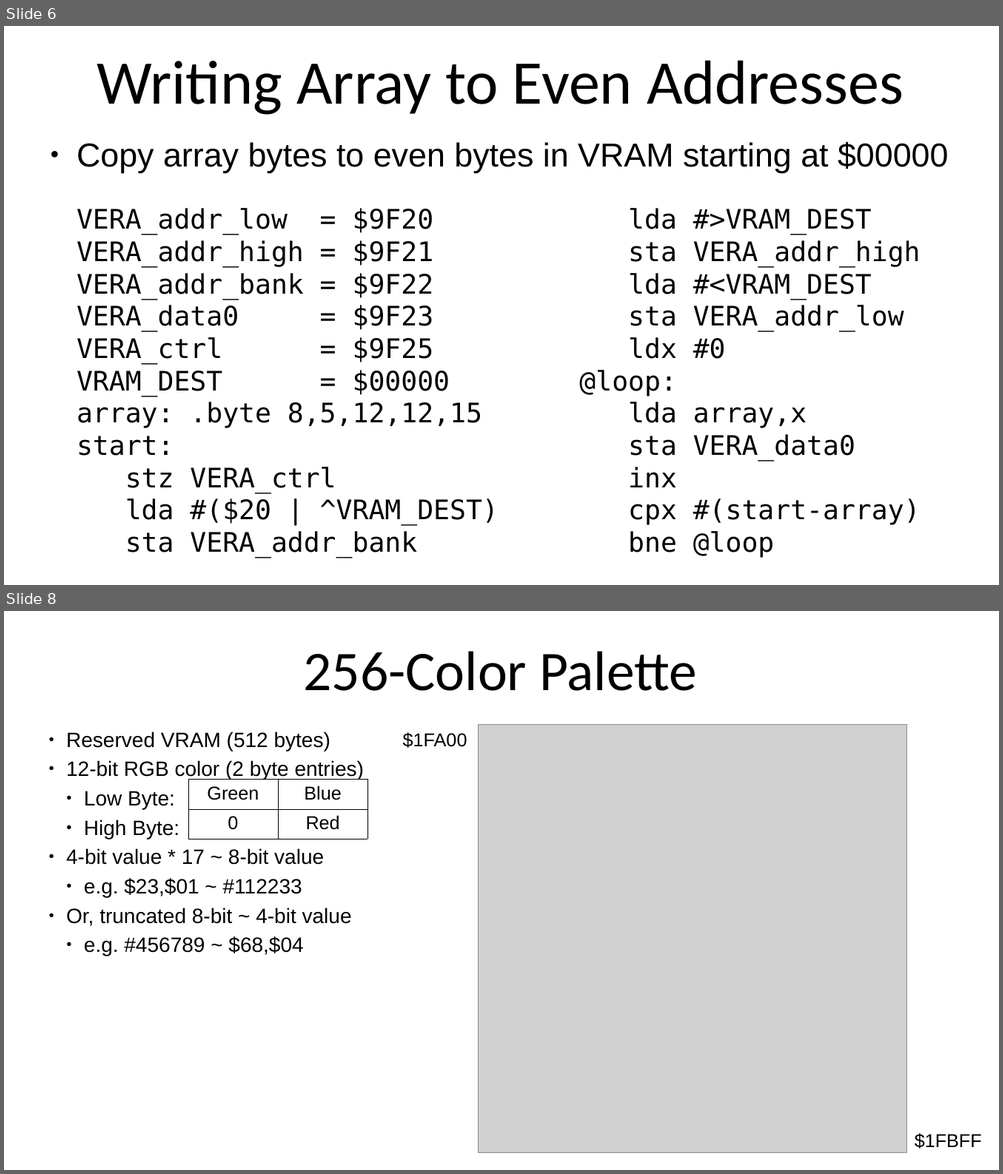
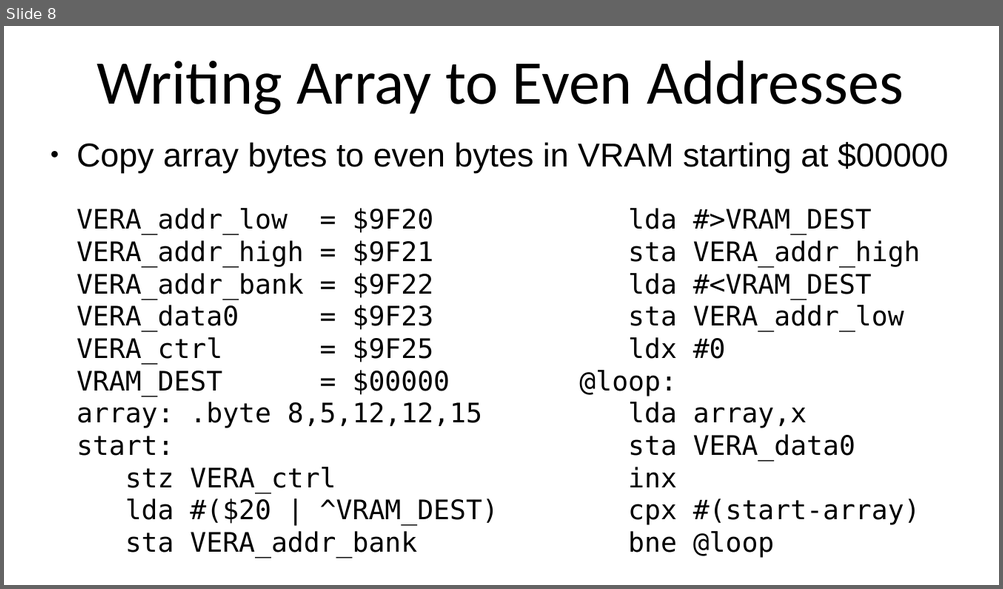
Before and after one commit to SlithyMatt/x16-assembly-tutorial, a slide deck: Lesson12/Lesson12.odp. Shown one above the other, each under a label of ours: slides 6 and 8 before the commit, slide 8 after it; the slides between them are not shown. The pictures are 1003x1174 and 1003x589 pixels, drawn with LibreOffice and Linux fonts; fonts in the diff are those of the drawing; grey boxes stand for pictures. Boxes give left, top, right and bottom in pixels: in the first picture for what was removed or moved away, otherwise in the second. Text is boxed around its words. In the diff, an @@ line names an element or a change of style, - is before the commit and + after.

```diff
--- a/Lesson12/Lesson12.odp
+++ b/Lesson12/Lesson12.odp
@@ slide 8 removed at [4, 611, 999, 1170], background #FFFFFF @@
@@ title removed at [304, 651, 697, 691] @@
-256-Color Palette
@@ text removed at [66, 732, 364, 956] @@
-● Reserved VRAM (512 bytes)
-● 12-bit RGB color (2 byte entries)
-  ● Low Byte:
-  ● High Byte:
-● 4-bit value * 17 ~ 8-bit value
-  ● e.g. $23,$01 ~ #112233
-● Or, truncated 8-bit ~ 4-bit value
-  ● e.g. #456789 ~ $68,$04
@@ text removed at [403, 732, 467, 748] @@
-$1FA00
@@ picture removed at [478, 724, 907, 1153] @@
@@ table removed at [188, 780, 367, 836], 2 rows, 2 columns @@
-Green | Blue
-0 | Red
@@ text removed at [914, 1133, 982, 1149] @@
-$1FBFF
@@ what was slide 6 is now slide 8 @@
```
Also in this commit, not shown: 1 slide changed, 2 slides added, 1 other slide removed.
